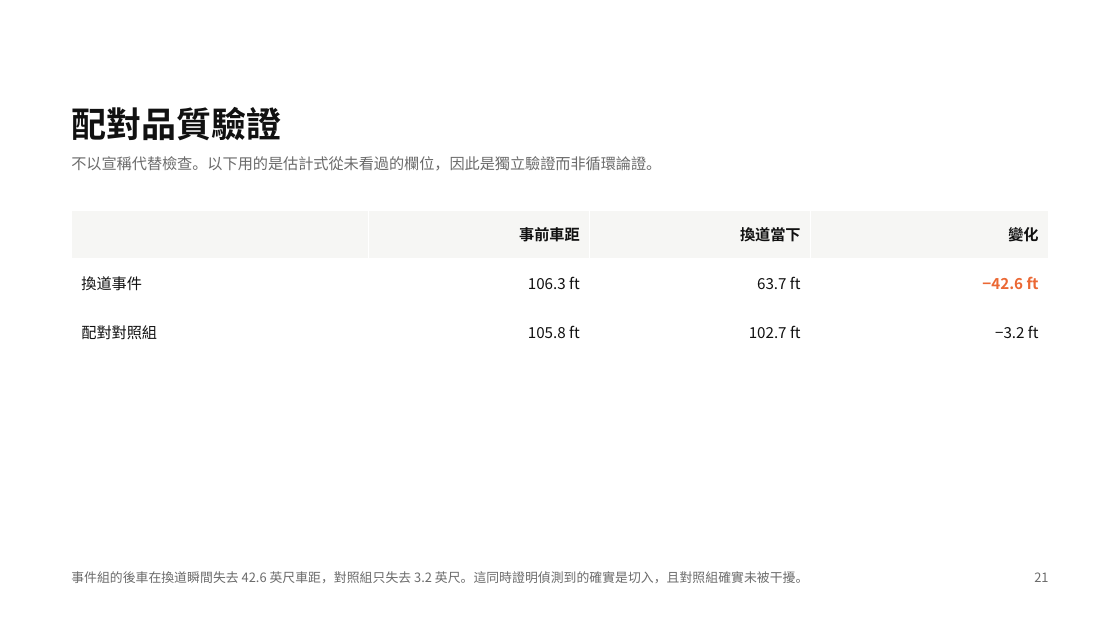
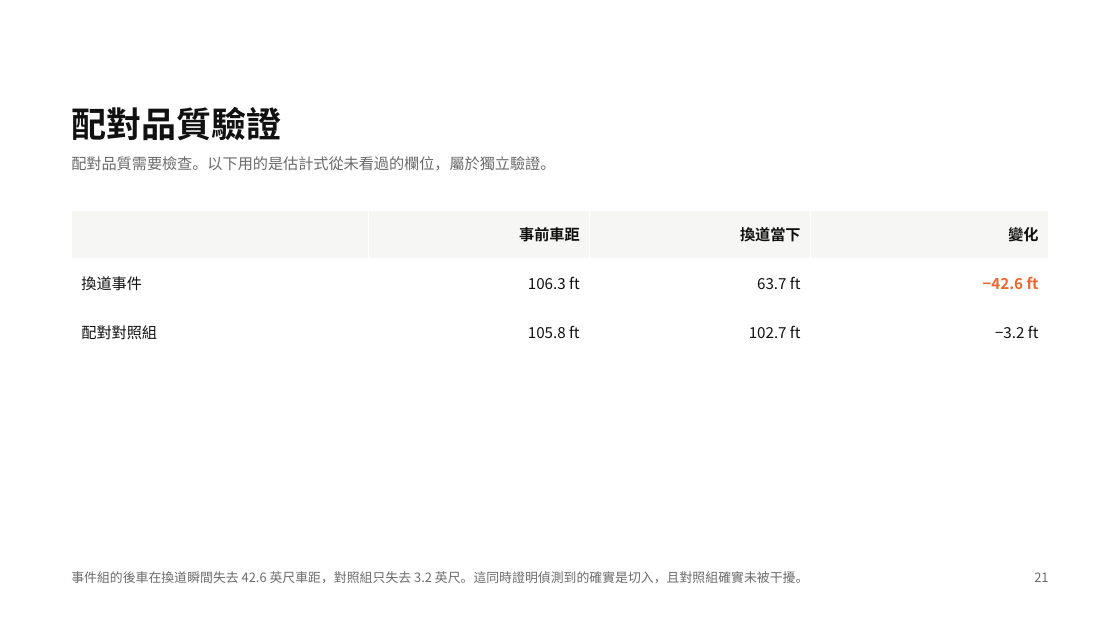
Before and after one commit to wein2004/lane-change-externality, a slide deck: slide 21 of 變換車道的外部成本.pptx. Drawn at 1120x630 pixels with LibreOffice and Linux fonts; fonts in the diff are those of the drawing. Boxes give left, top, right and bottom in pixels: in the first picture for what was removed or moved away, otherwise in the second. Text is boxed around its words. In the diff, an @@ line names an element or a change of style, - is before the commit and + after.

```diff
--- a/變換車道的外部成本.pptx
+++ b/變換車道的外部成本.pptx
@@ text at [71,156,555,171]: text changed @@
-不以宣稱代替檢查。以下用的是估計式從未看過的欄位，因此是獨立驗證而非循環論證。
+配對品質需要檢查。以下用的是估計式從未看過的欄位，屬於獨立驗證。
```
Also in this commit, not shown: 10 other slides changed, 3 other files.
